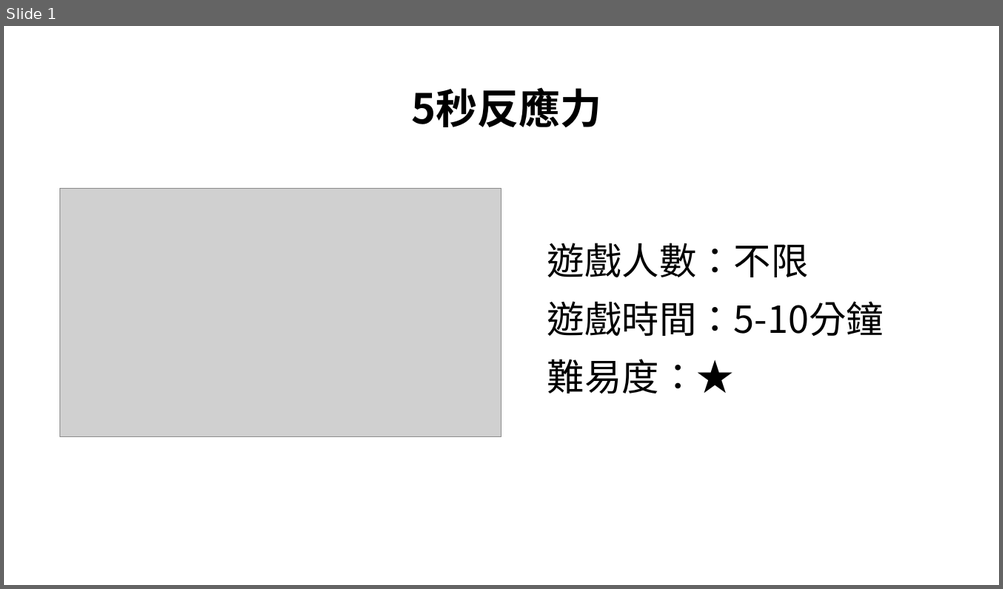
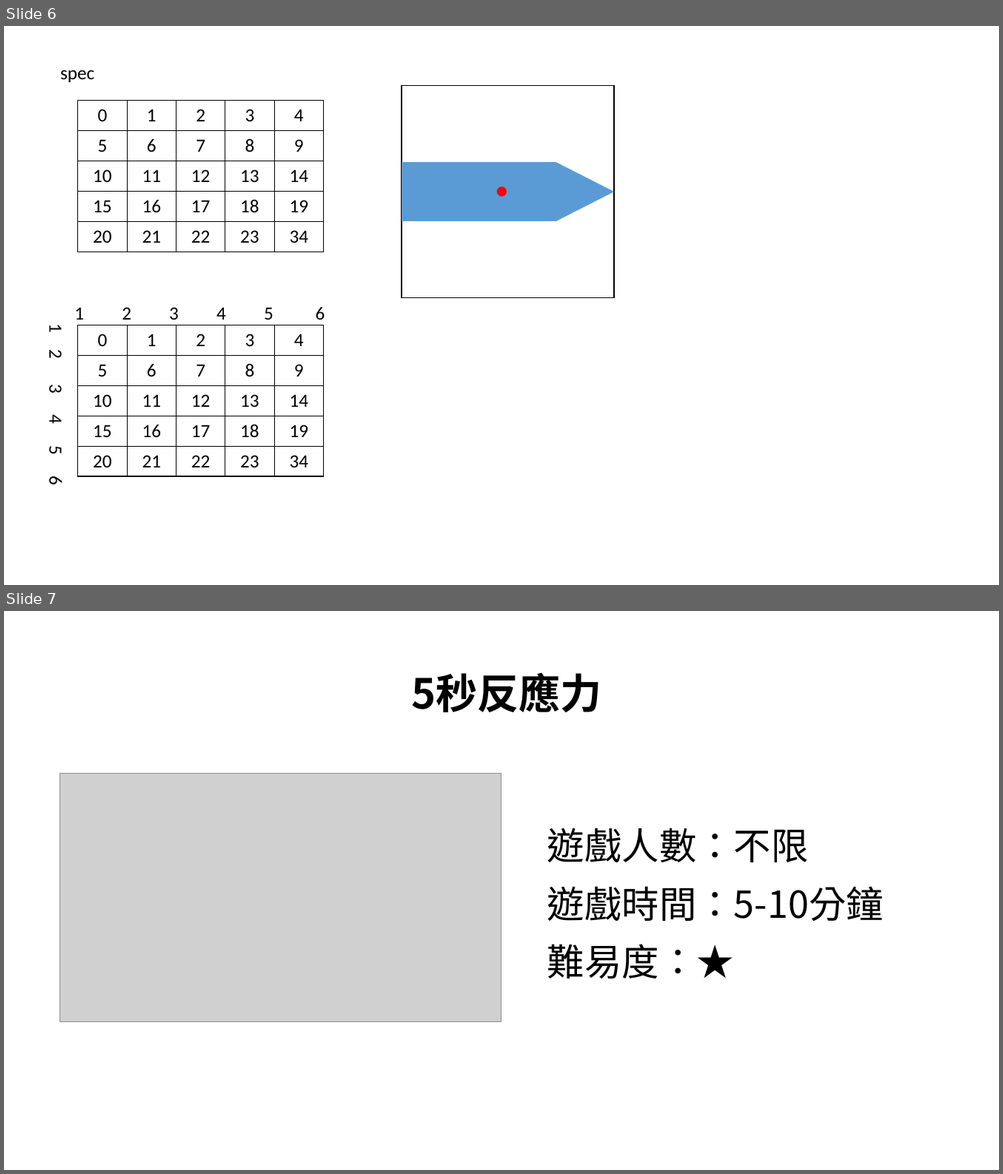
Before and after one commit to tidaohuang/react-game, a slide deck: tutorial.pptx. Shown one above the other, each under a label of ours: slide 1 before the commit, slides 6 and 7 after it. The pictures are 1003x589 and 1003x1174 pixels, drawn with LibreOffice and Linux fonts; fonts in the diff are those of the drawing; grey boxes stand for pictures. Boxes give left, top, right and bottom in pixels: in the first picture for what was removed or moved away, otherwise in the second. Text is boxed around its words. In the diff, an @@ line names an element or a change of style, - is before the commit and + after.

```diff
--- a/tutorial.pptx
+++ b/tutorial.pptx
@@ slide 6 added at bbox=[4, 26, 999, 585], background #FFFFFF @@
@@ text added at bbox=[60, 70, 94, 82], 18 pt, text #000000 @@
+spec
@@ rectangle added at bbox=[401, 86, 614, 298], outline #000000 1 pt @@
@@ table added at bbox=[78, 101, 324, 252], 5 rows, 5 columns @@
+0 | 1 | 2 | 3 | 4
+5 | 6 | 7 | 8 | 9
+10 | 11 | 12 | 13 | 14
+15 | 16 | 17 | 18 | 19
+20 | 21 | 22 | 23 | 34
@@ trapezoid added at bbox=[401, 162, 555, 221], fill #5B9BD5 @@
@@ triangle added at bbox=[555, 162, 614, 222], fill #5B9BD5 @@
@@ ellipse added at bbox=[497, 187, 506, 196], fill #FF0000, outline #FF0000 1 pt @@
@@ text added at bbox=[122, 307, 325, 320], 18 pt, text #000000 @@
+1 2 3 4 5 6
@@ table added at bbox=[78, 325, 324, 477], 5 rows, 5 columns @@
+0 | 1 | 2 | 3 | 4
+5 | 6 | 7 | 8 | 9
+10 | 11 | 12 | 13 | 14
+15 | 16 | 17 | 18 | 19
+20 | 21 | 22 | 23 | 34
@@ text added at bbox=[98, 334, 304, 377], 18 pt, text #000000 @@
+1 2 3 4 5 6
@@ what was slide 1 is now slide 7 @@
```
Also in this commit, not shown: 5 other slides added, 11 other files.
